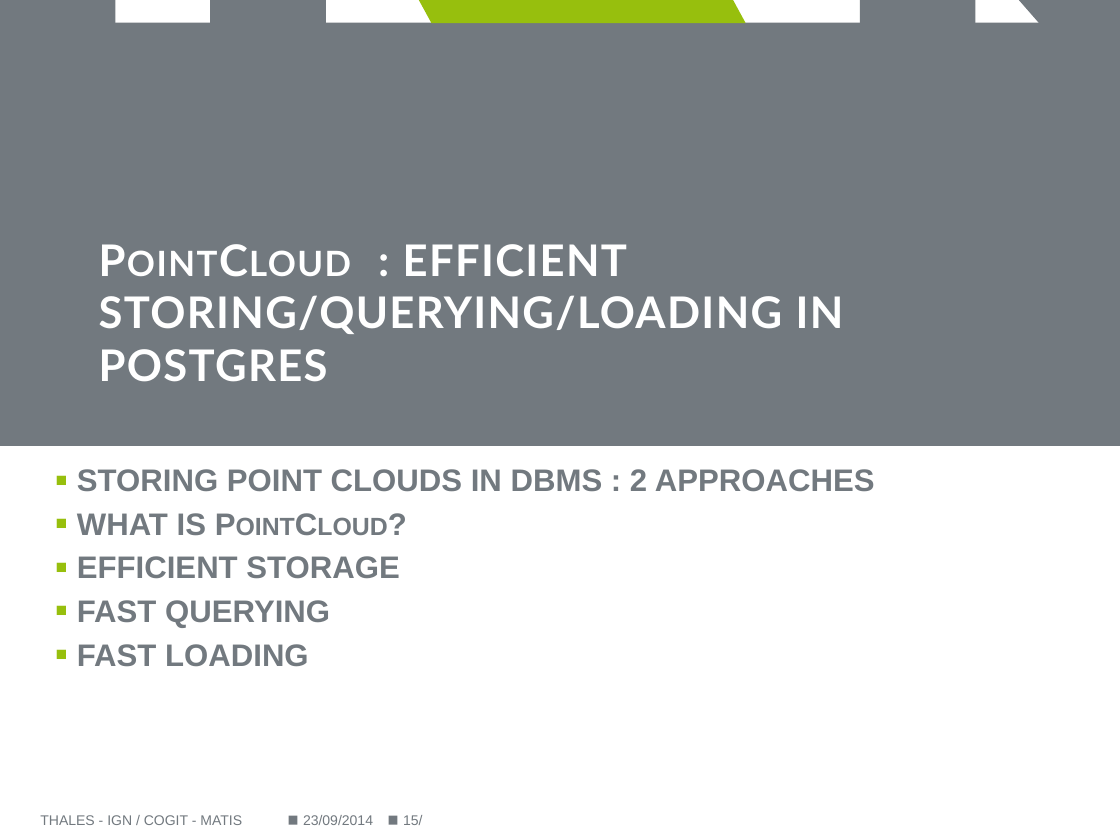
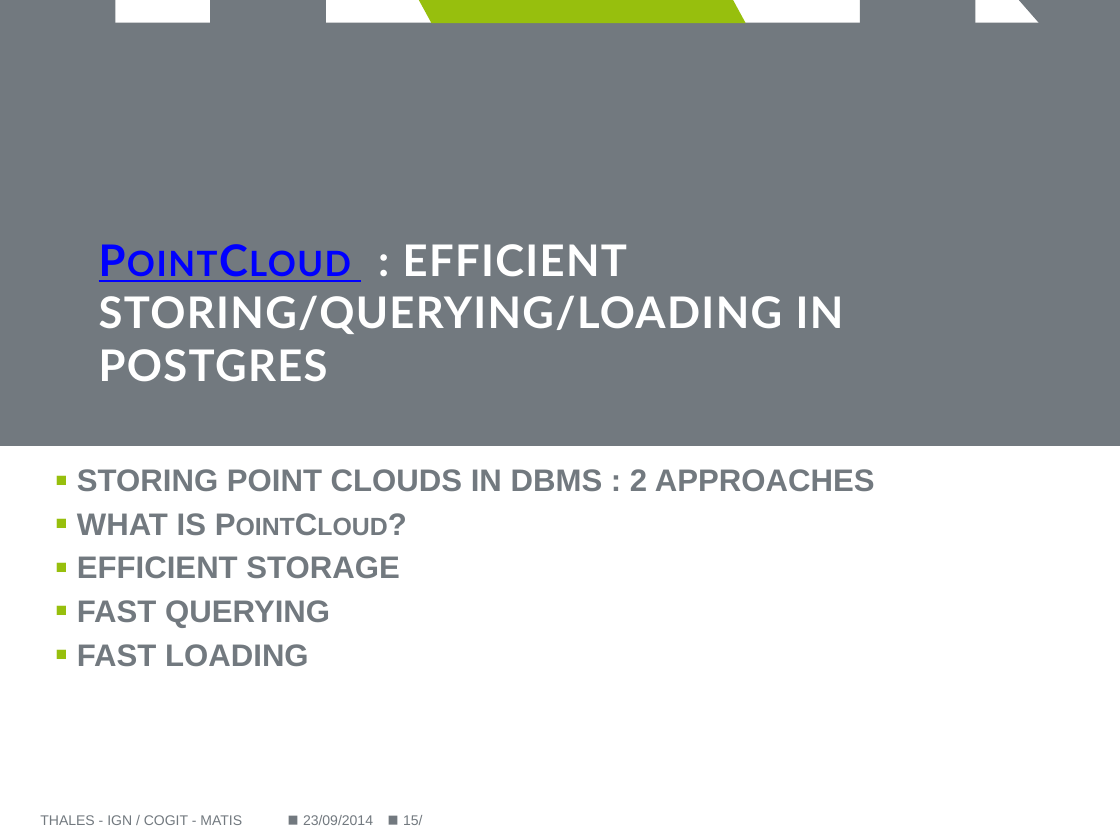
Before and after one commit to Remi-C/Postgres_Day_2014_10_RemiC, a slide deck: slide 15 of presentation/presentation_RCura.pptx. Drawn at 1120x840 pixels with LibreOffice and Linux fonts; fonts in the diff are those of the drawing; background and template pictures are left out. Boxes give left, top, right and bottom in pixels: in the first picture for what was removed or moved away, otherwise in the second. Text is boxed around its words. In the diff, an @@ line names an element or a change of style, - is before the commit and + after.

Commit message:
compression part done, starting querying part

```diff
--- a/presentation/presentation_RCura.pptx
+++ b/presentation/presentation_RCura.pptx
@@ title "PointCloud : EFFICIENT STORING/QUERYING/LOADING IN ..." at (99,244,844,382): text colour #FFFFFF to #0000FF, underline on in "PointCloud" @@
```
Also in this commit, not shown: 2 other slides changed, 1 slide added.
